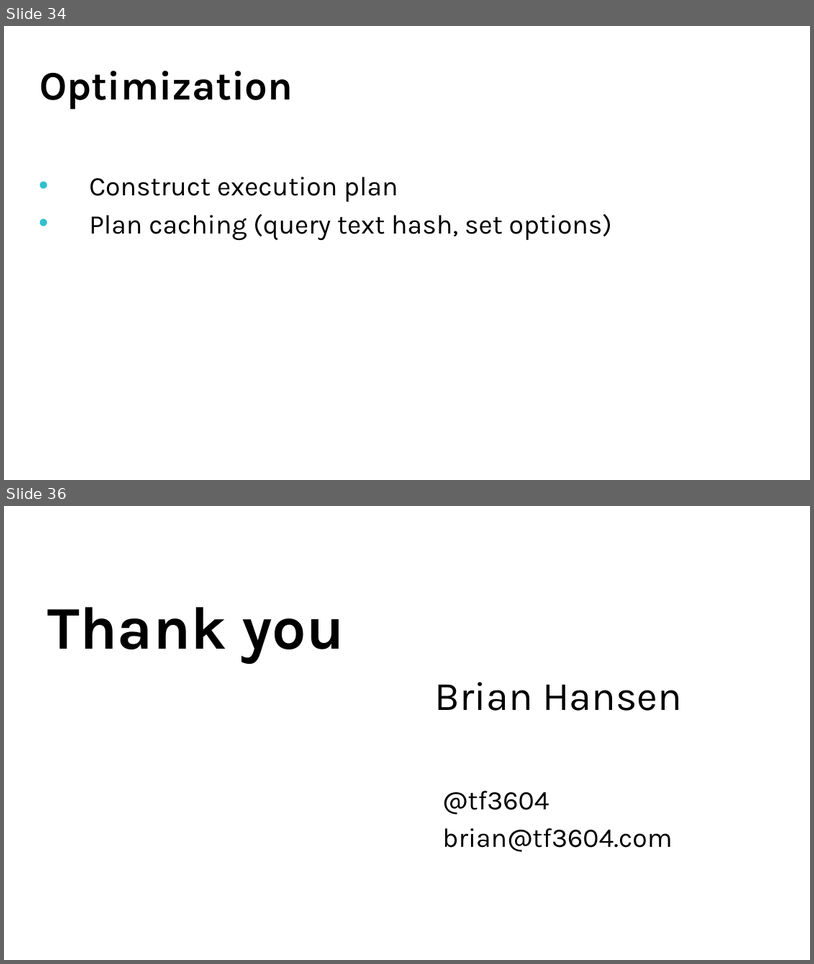
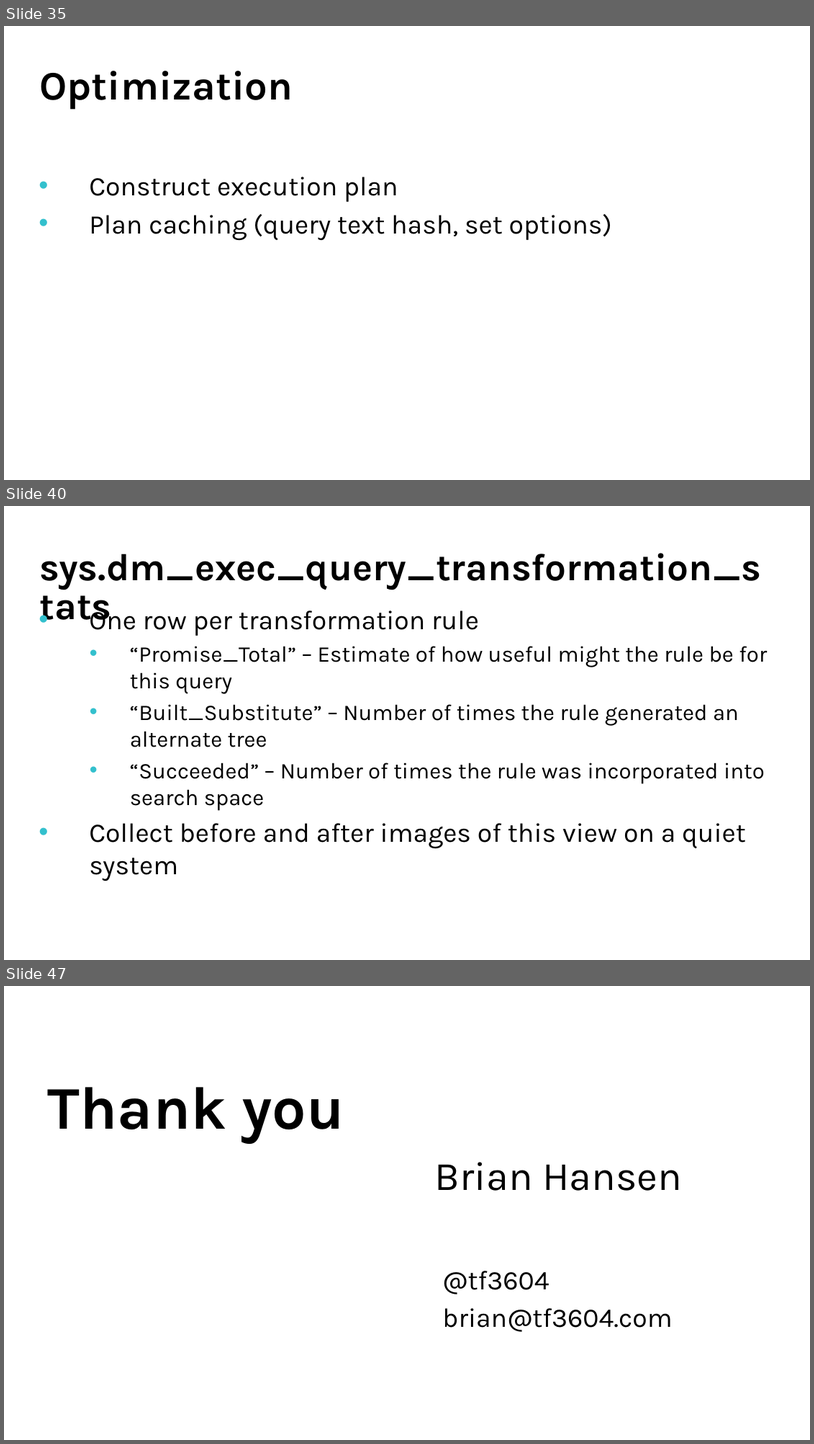
Before and after one commit to tf3604/OptimizerPresentation, a slide deck: Hansen - Get Your Optimizer to Give up All Its Secrets.pptx. Shown one above the other, each under a label of ours: slides 34 and 36 before the commit, slides 35, 40 and 47 after it; the slides between them are not shown. The pictures are 814x964 and 814x1444 pixels, drawn with LibreOffice and Linux fonts; fonts in the diff are those of the drawing; background and template pictures are left out. Boxes give left, top, right and bottom in pixels: in the first picture for what was removed or moved away, otherwise in the second. Text is boxed around its words. In the diff, an @@ line names an element or a change of style, - is before the commit and + after.

```diff
--- a/Hansen - Get Your Optimizer to Give up All Its Secrets.pptx
+++ b/Hansen - Get Your Optimizer to Give up All Its Secrets.pptx
@@ slide 40 added at (x1=4, y1=506, x2=810, y2=960), background picture (left out) @@
@@ title added at (x1=39, y1=553, x2=761, y2=589), 34 pt, text #000000, bold @@
+sys.dm_exec_query_transformation_stats
@@ text added at (x1=89, y1=605, x2=767, y2=880), 20 pt, text #000000 @@
+• One row per transformation rule
+  • “Promise_Total” – Estimate of how useful might the rule be for this query
+  • “Built_Substitute” – Number of times the rule generated an alternate tree
+  • “Succeeded” – Number of times the rule was incorporated into search space
+• Collect before and after images of this view on a quiet system
@@ what was slide 34 is now slide 35 @@
@@ what was slide 36 is now slide 47 @@
```
Also in this commit, not shown: 1 slide changed, 10 other slides added.
